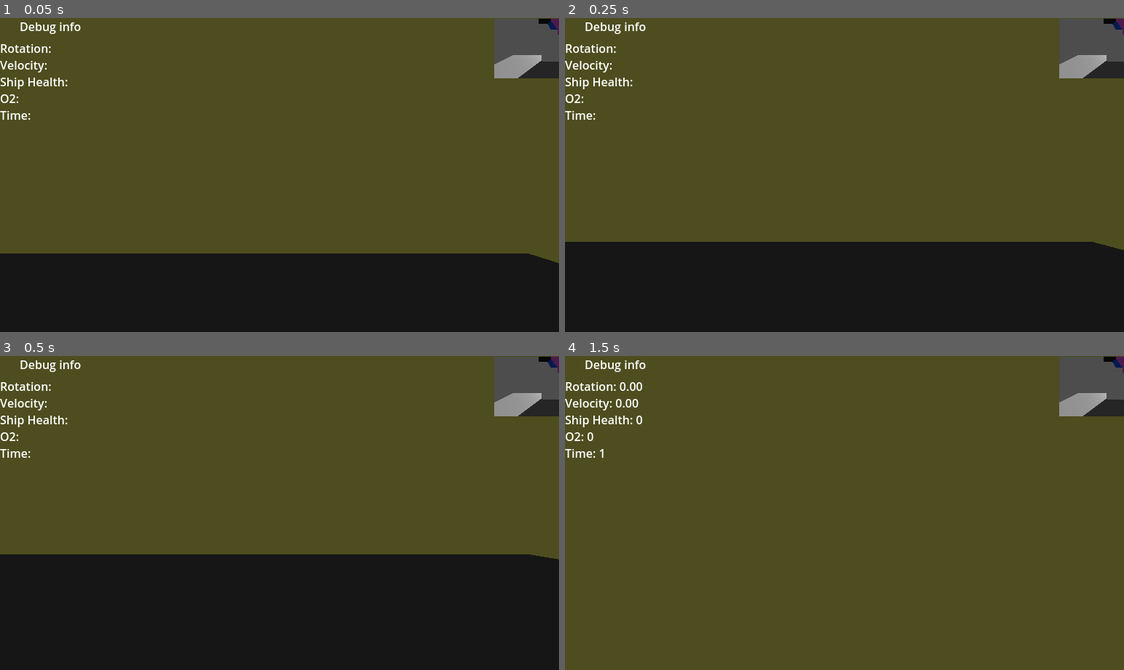
Above: before the commit, frames 1-4 (two rows, left to right).
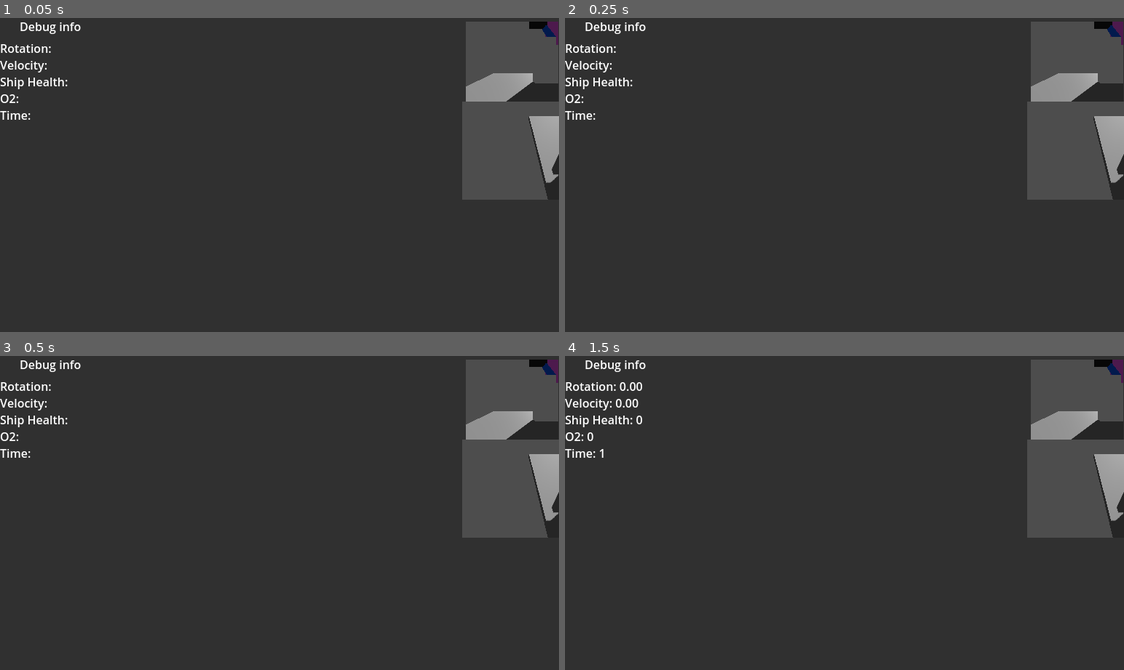
Above: after the commit, the same moments.

Repository: zachary-huber/globalGameJam2025_BUBBLE
Game: Godot game, scene res://src/scenes/main_3d.tscn
Same seed, same stepped clock (60 frames per second), same inputs: the game is played once before the commit and once after it.
Inputs (mouse positions are in pixels of both pictures, inside the frame that each line leads up to):
- Up to frame 1 (0.05 s): no input
- Up to frame 2 (0.25 s): no input
- Up to frame 3 (0.5 s): no input
- Up to frame 4 (1.5 s): tap Enter (ui_accept) at 0.5, 0.77 s; move the mouse to (872, 513) at 0.52 s; hold Q (alt_interact) 0.53-1.28 s; hold W (forward) from 0.53 s (still down); move the mouse to (816, 513) at 1.27 s; tap E (interact) at 1.35 s

The runs differ from the first frame. In frame 1, 98% of the frame differs, in the area x 0-100%, y 0-100%; in frame 2, 98%; in frame 3, 98%; in frame 4, 98%.

Commit message:
updated sub interior scale

Diff:
--- a/src/scenes/SubmarineInterior.tscn
+++ b/src/scenes/SubmarineInterior.tscn
@@ -1,8 +1,8 @@
 [gd_scene load_steps=4 format=3 uid="uid://bg8vbv2e3tbra"]
 
-[ext_resource type="PackedScene" uid="uid://5kmpj1qvkt6t" path="res://scenes/sub_base.tscn" id="1_t0sao"]
-[ext_resource type="PackedScene" uid="uid://dtv2x1n60xgwo" path="res://scenes/steps.tscn" id="2_vpjjt"]
-[ext_resource type="PackedScene" uid="uid://dudqj4x8x22wh" path="res://scenes/rails.tscn" id="3_j2447"]
+[ext_resource type="PackedScene" path="res://src/scenes/sub_base.tscn" id="1_t0sao"]
+[ext_resource type="PackedScene" path="res://src/scenes/steps.tscn" id="2_vpjjt"]
+[ext_resource type="PackedScene" path="res://src/scenes/rails.tscn" id="3_j2447"]
 
 [node name="Node3D" type="Node3D"]
 
--- a/src/scenes/main_3d.tscn
+++ b/src/scenes/main_3d.tscn
@@ -9,6 +9,7 @@
 [ext_resource type="PackedScene" uid="uid://d1levm7wo2lhf" path="res://src/scenes/captain_chair.tscn" id="6_ntipw"]
 [ext_resource type="Script" path="res://src/scripts/sub_cam.gd" id="8_y5vig"]
 [ext_resource type="Script" path="res://src/scripts/sub_cam_body.gd" id="9_sq83h"]
+[ext_resource type="PackedScene" uid="uid://bg8vbv2e3tbra" path="res://src/scenes/SubmarineInterior.tscn" id="10_65vc4"]
 
 [sub_resource type="Environment" id="Environment_yl6x8"]
 
@@ -43,7 +44,7 @@
 script = ExtResource("5_pvmt8")
 
 [node name="player" parent="." instance=ExtResource("2_ix2h5")]
-transform = Transform3D(1, 0, 0, 0, 1, 0, 0, 0, 1, 0, 9.90841, 0.0235605)
+transform = Transform3D(1, 0, 0, 0, 1, 0, 0, 0, 1, -1.00957, 5.50172, -22.4398)
 
 [node name="oceanFloorEnvironment" parent="." instance=ExtResource("4_aguwm")]
 
@@ -117,13 +118,17 @@
 anchors_preset = 15
 anchor_right = 1.0
 anchor_bottom = 1.0
+offset_left = -39.0
+offset_top = 4.0
+offset_right = -1.0
+offset_bottom = 39.0
 grow_horizontal = 2
 grow_vertical = 2
 stretch = true
 
 [node name="SubViewport" type="SubViewport" parent="mainUI/SubCam/SubViewportContainer"]
 handle_input_locally = false
-size = Vector2i(89, 82)
+size = Vector2i(127, 117)
 size_2d_override_stretch = true
 render_target_update_mode = 4
 
@@ -144,3 +149,28 @@
 
 [node name="radarScanner" type="RayCast3D" parent="mainUI/SubCam/SubViewportContainer/SubViewport/subCamBody"]
 transform = Transform3D(-4.37114e-08, -20, 0, 1, -8.74228e-07, 0, 0, 0, 1, 0, 0, 0)
+debug_shape_custom_color = Color(1, 0, 0, 1)
+debug_shape_thickness = 5
+
+[node name="topDownView" type="SubViewportContainer" parent="mainUI/SubCam"]
+layout_mode = 1
+anchors_preset = 1
+anchor_left = 1.0
+anchor_right = 1.0
+offset_left = -133.0
+offset_top = 114.0
+offset_right = 2.0
+offset_bottom = 249.0
+grow_horizontal = 0
+stretch = true
+
+[node name="SubViewport" type="SubViewport" parent="mainUI/SubCam/topDownView"]
+handle_input_locally = false
+size = Vector2i(135, 135)
+render_target_update_mode = 4
+
+[node name="Camera3D" type="Camera3D" parent="mainUI/SubCam/topDownView/SubViewport"]
+transform = Transform3D(-2.30255e-08, -0.850012, 0.526763, -3.71552e-08, 0.526763, 0.850012, -1, 3.07906e-15, -4.37114e-08, 4.1827, 10.6639, 13.3605)
+
+[node name="submarine2" parent="." instance=ExtResource("10_65vc4")]
+transform = Transform3D(2.5, 0, 0, 0, 2.5, 0, 0, 0, 2.5, 0.369848, 4.29777, -21.6802)
--- a/src/scenes/player.tscn
+++ b/src/scenes/player.tscn
@@ -5,11 +5,14 @@
 [sub_resource type="CapsuleMesh" id="CapsuleMesh_odua2"]
 
 [sub_resource type="CapsuleShape3D" id="CapsuleShape3D_6yt7k"]
+radius = 0.4
+height = 1.75
 
 [node name="player" type="CharacterBody3D"]
 script = ExtResource("1_2c3uc")
 
 [node name="MeshInstance3D" type="MeshInstance3D" parent="."]
+visible = false
 mesh = SubResource("CapsuleMesh_odua2")
 
 [node name="CollisionShape3D" type="CollisionShape3D" parent="."]
@@ -18,6 +21,7 @@
 [node name="cameraPivot" type="Node3D" parent="."]
 
 [node name="Camera3D" type="Camera3D" parent="cameraPivot"]
+transform = Transform3D(1, 0, 0, 0, 1, 0, 0, 0, 1, 0, 0.3, 0)
 current = true
 
 [node name="interactCast" type="RayCast3D" parent="cameraPivot"]
--- a/src/scripts/sub_cam.gd
+++ b/src/scripts/sub_cam.gd
@@ -6,4 +6,4 @@
 
 
 func _process(delta: float) -> void:
-	pass
+	$topDownView/SubViewport/Camera3D.global_position = $SubViewportContainer/SubViewport/subCamBody.global_position + Vector3(4.2, 10.6, 13.3)
Not shown: 1 places in src/scenes/main_3d.tscn that only renumber resources
